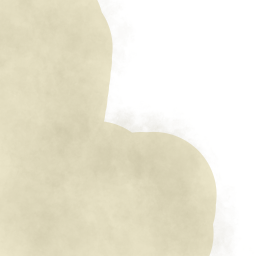
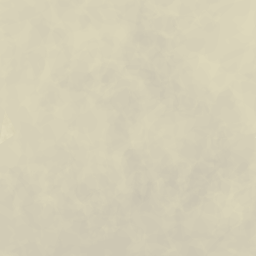
Two versions of the same layered image (256x256). Layer-by-layer changes:
"Paint Layer 2": opacity 82% → 100%, painted on it over [0, 0, 256, 256]
painted on "Paint Layer 1" over [0, 0, 256, 256]
